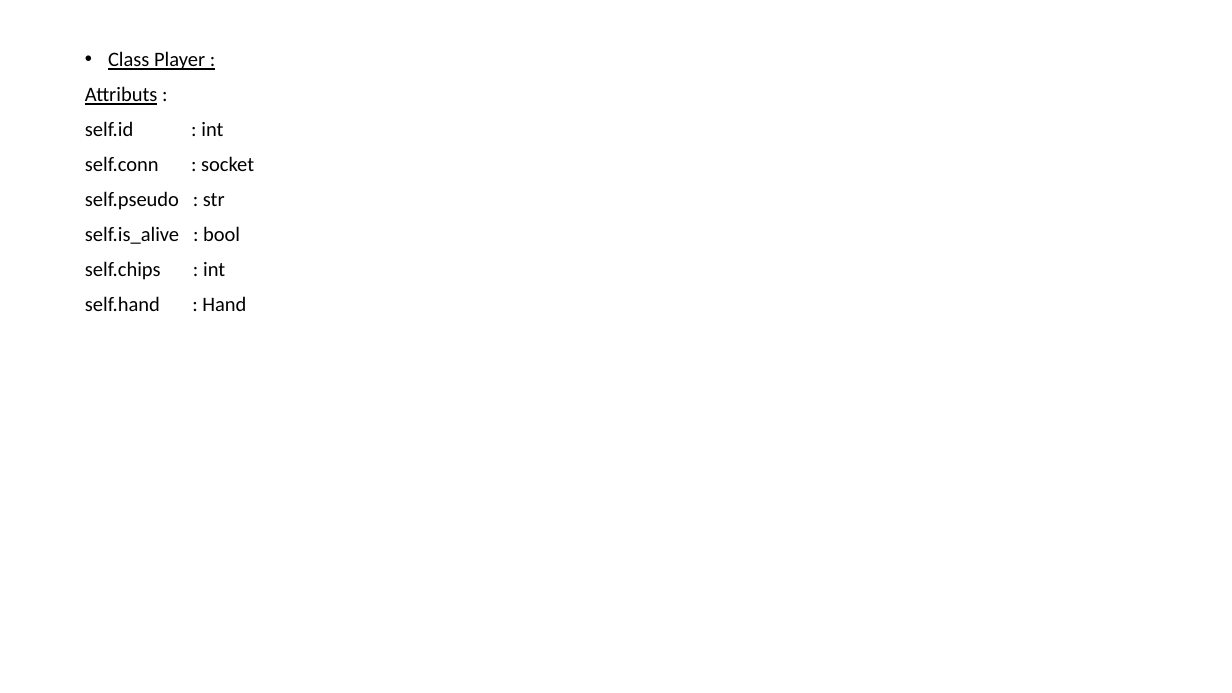
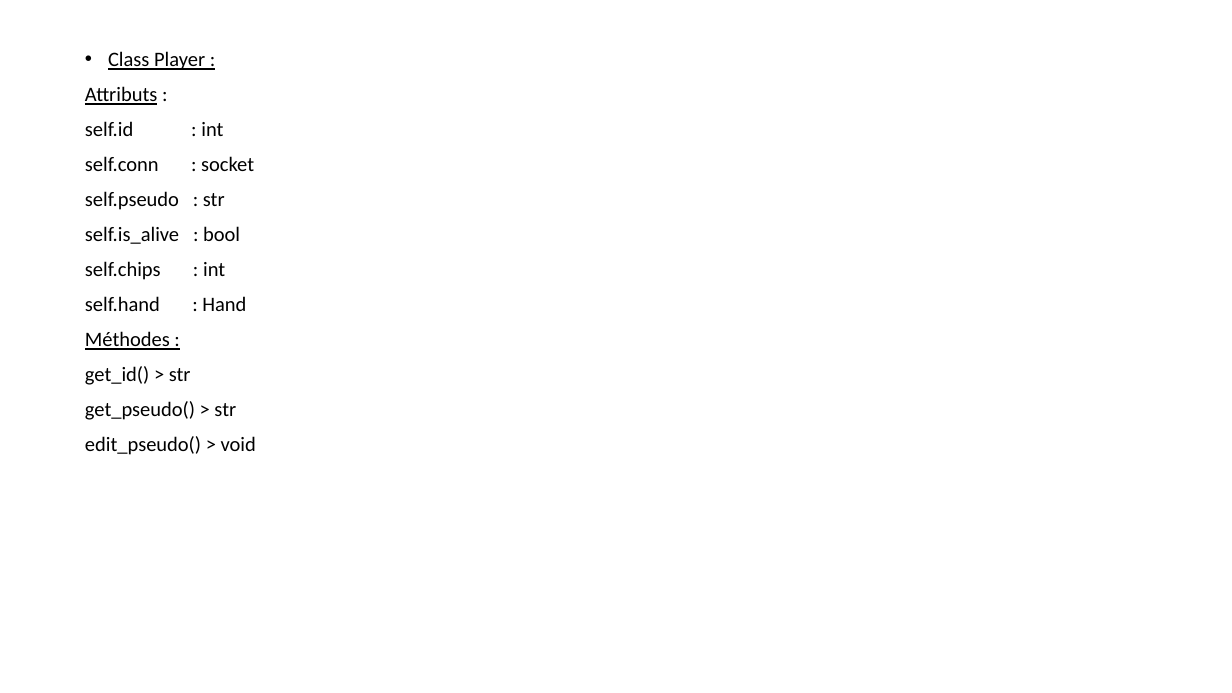
Before and after one commit to TooFuW/ProjetPoker, a slide deck: slide 3 of caractéristiques_techniques.pptx. Drawn at 1232x693 pixels with LibreOffice and Linux fonts; fonts in the diff are those of the drawing. Boxes give left, top, right and bottom in pixels: in the first picture for what was removed or moved away, otherwise in the second. Text is boxed around its words. In the diff, an @@ line names an element or a change of style, - is before the commit and + after.

Commit message:
commit n°4

```diff
--- a/caractéristiques_techniques.pptx
+++ b/caractéristiques_techniques.pptx
@@ text at [85, 331, 256, 455]: paragraphs added @@
+Méthodes :
+get_id() > str
+get_pseudo() > str
+edit_pseudo() > void
```
Also in this commit, not shown: 1 slide added.
